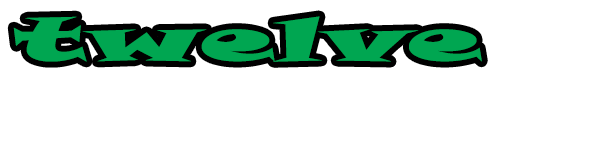
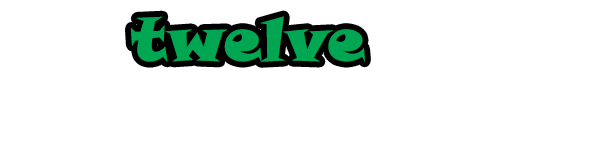
Comparing the layer stacks of the two (600, 157) images. Changes:
painted on "twelve" over [13, 16, 482, 62]
